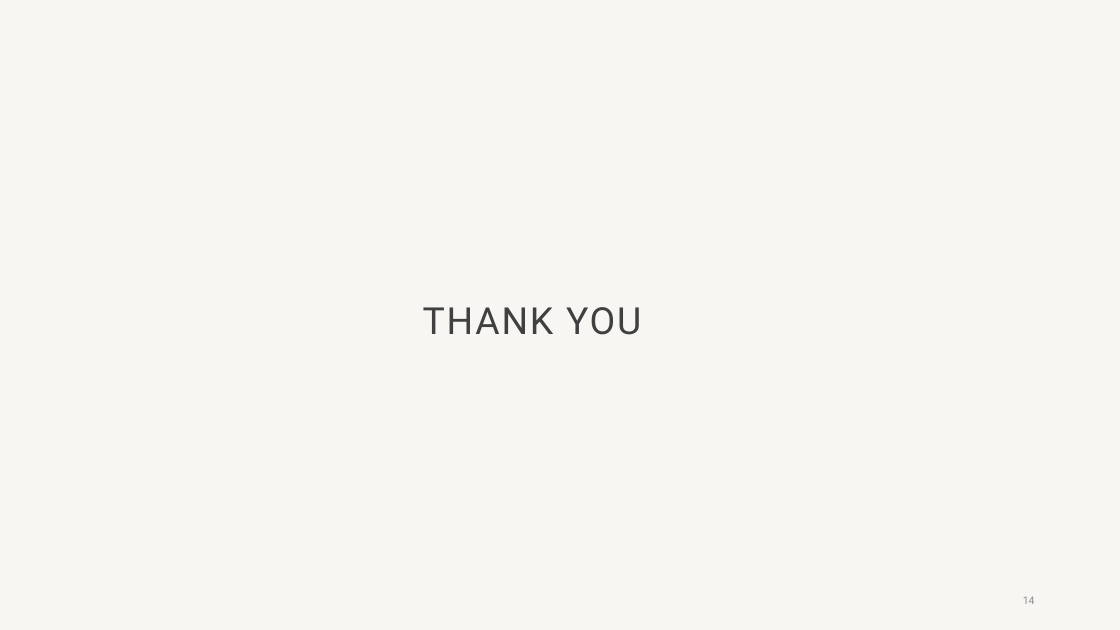
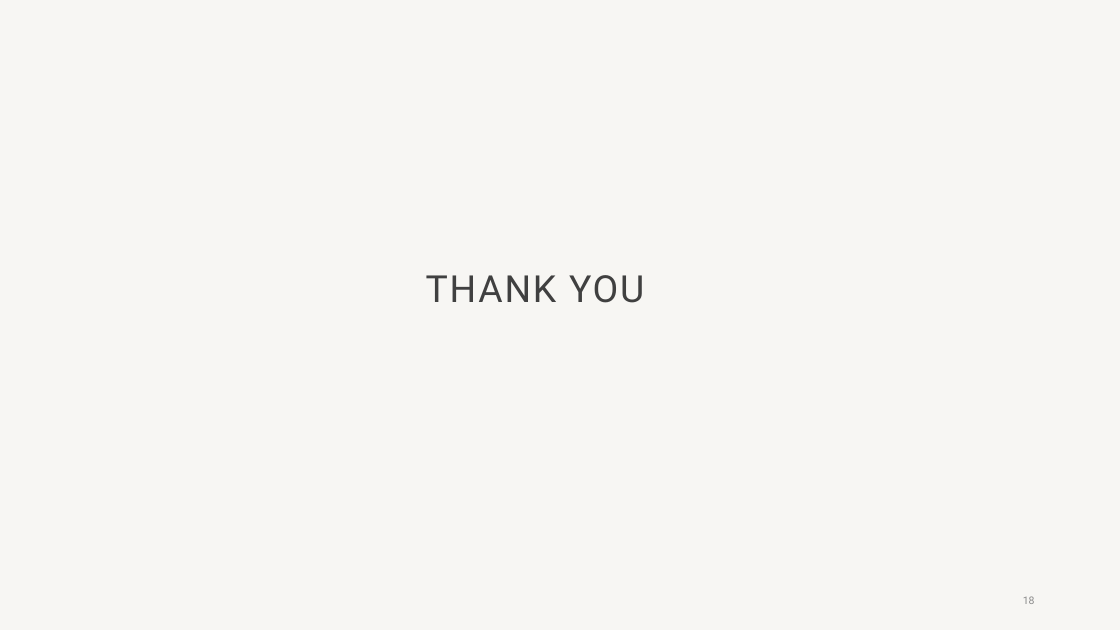
Before and after one commit to meanirban100/IBM-Watsonx-Hackathon, a slide deck: slide 18 of IBM-Watson-Presentation.pptx (slide 14 before the commit). Drawn at 1120x630 pixels with LibreOffice and Linux fonts; fonts in the diff are those of the drawing; background and template pictures are left out. Boxes give left, top, right and bottom in pixels: in the first picture for what was removed or moved away, otherwise in the second. Text is boxed around its words. In the diff, an @@ line names an element or a change of style, - is before the commit and + after.

```diff
--- a/IBM-Watson-Presentation.pptx
+++ b/IBM-Watson-Presentation.pptx
@@ title "THANK YOU": place and size @@
-title "THANK YOU" at (423,307,641,335)
+title "THANK YOU" at (426,275,644,303)
@@ page number at (1023,596,1035,604): text changed @@
-14
+18
```
Also in this commit, not shown: 9 other slides changed, 8 slides added, 4 slides removed, 11 other files.
